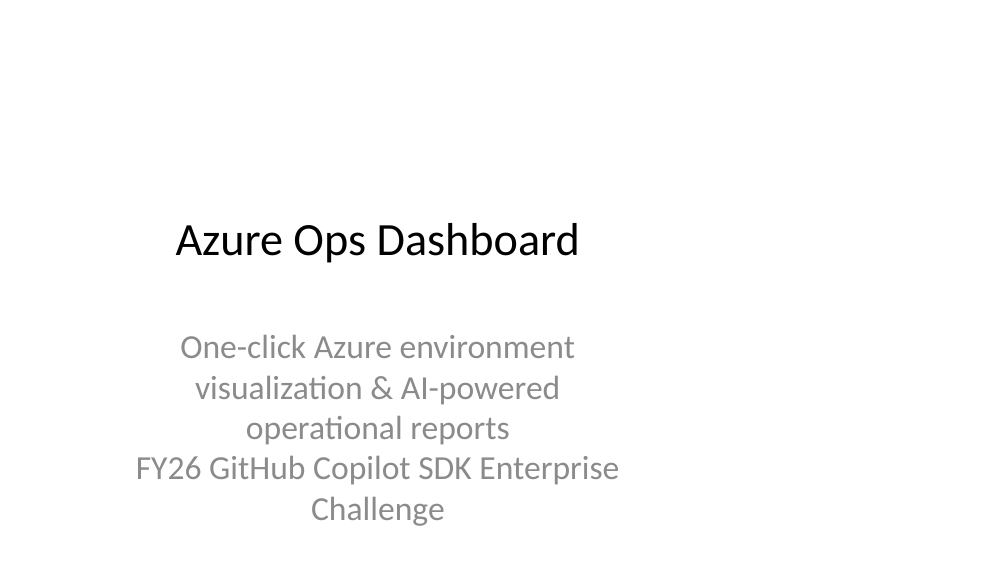
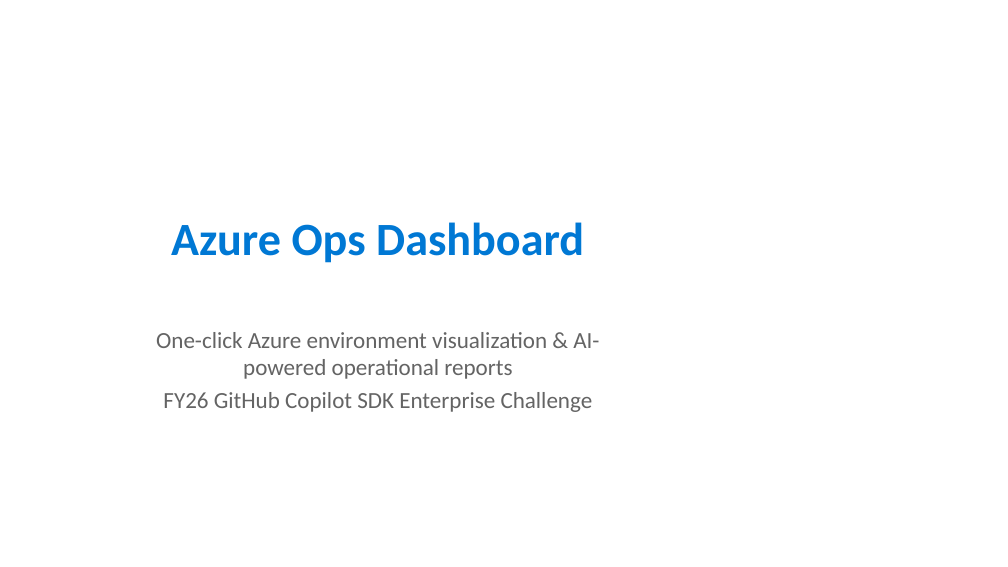
Before and after one commit to aktsmm/azure-ops-dashboard, a slide deck: slide 1 of presentations/AzureOpsDashboard.pptx. Drawn at 1008x567 pixels with LibreOffice and Linux fonts; fonts in the diff are those of the drawing. Boxes give left, top, right and bottom in pixels: in the first picture for what was removed or moved away, otherwise in the second. Text is boxed around its words. In the diff, an @@ line names an element or a change of style, - is before the commit and + after.

Commit message:
docs: PPTX v4 — 28pt font, full info restored, 21 slides with screenshot placeholders

```diff
--- a/presentations/AzureOpsDashboard.pptx
+++ b/presentations/AzureOpsDashboard.pptx
@@ title "Azure Ops Dashboard" at [171,222,584,263]: text colour #000000 to #0078D4, bold on @@
@@ subtitle at [156,332,599,412]: text changed; size 32 to 22 pt; text colour #8C8C8C to #646464 @@
-One-click Azure environment visualization & AI-powered operational reports
-FY26 GitHub Copilot SDK Enterprise Challenge
+One-click Azure environment visualization & AI-powered operational reports
+FY26 GitHub Copilot SDK Enterprise Challenge
```
Also in this commit, not shown: 10 other slides changed, 10 slides added, 1 other file.
